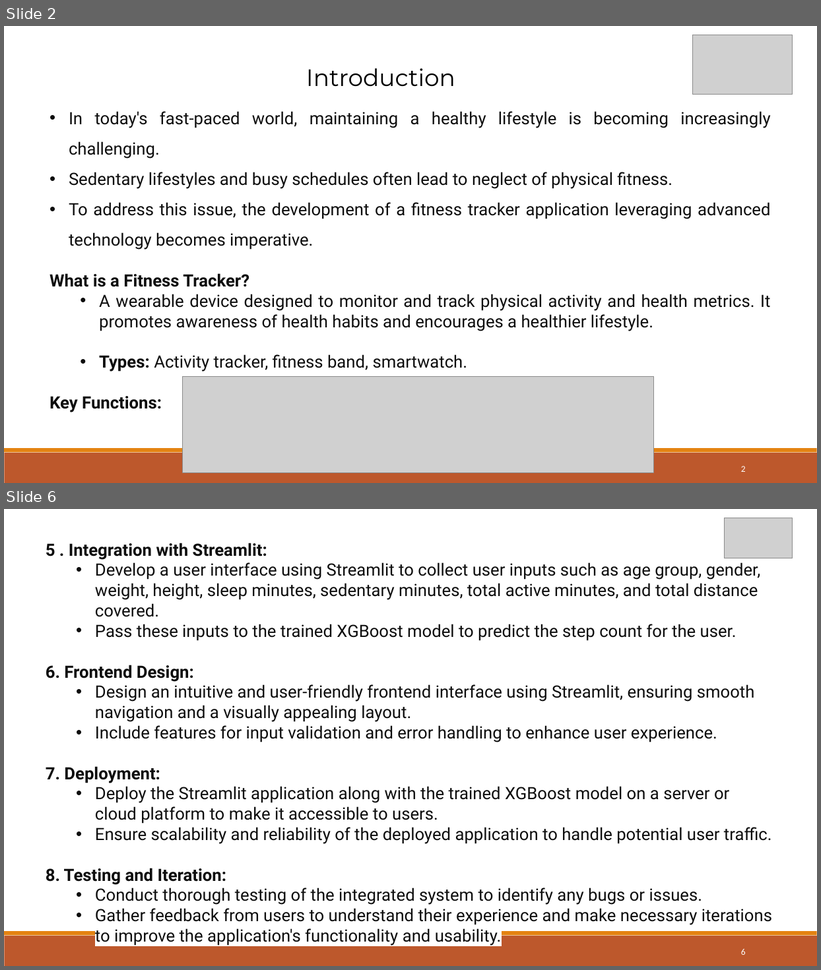
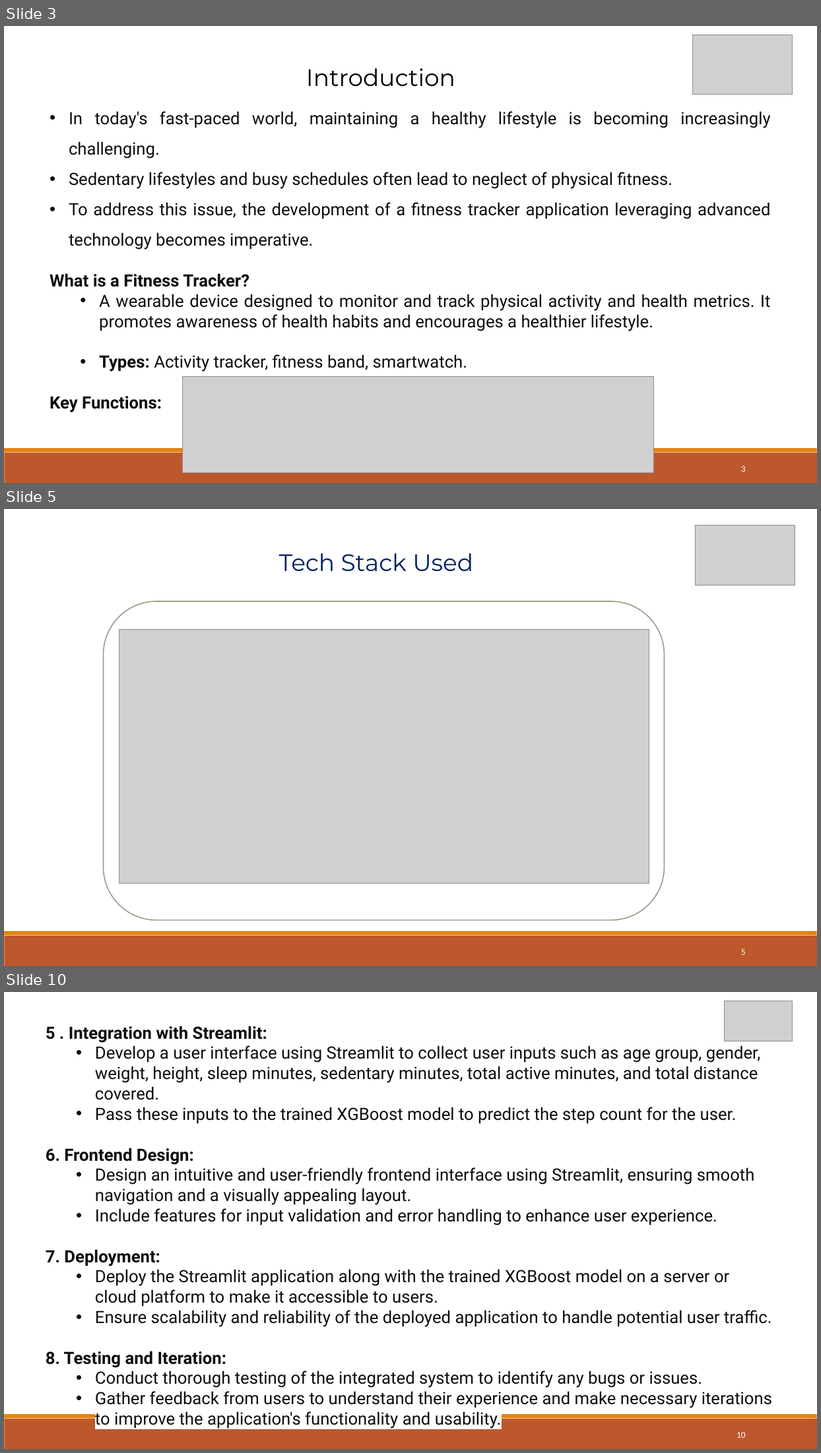
Before and after one commit to mrudulamadhavan/MrudulaAP_Scifor, a slide deck: MainProject/FITNESS TRACKER.pptx. Shown one above the other, each under a label of ours: slides 2 and 6 before the commit, slides 3, 5 and 10 after it; the slides between them are not shown. The pictures are 821x970 and 821x1453 pixels, drawn with LibreOffice and Linux fonts; fonts in the diff are those of the drawing; grey boxes stand for pictures. Boxes give left, top, right and bottom in pixels: in the first picture for what was removed or moved away, otherwise in the second. Text is boxed around its words. In the diff, an @@ line names an element or a change of style, - is before the commit and + after.

```diff
--- a/MainProject/FITNESS TRACKER.pptx
+++ b/MainProject/FITNESS TRACKER.pptx
@@ slide 5 added at (x1=4, y1=509, x2=817, y2=966), background #FFFFFF; not listed: 2 template elements that a slide beside it also shows @@
@@ picture added at (x1=695, y1=525, x2=795, y2=586) @@
@@ text added at (x1=279, y1=553, x2=473, y2=572), 28 pt, text #002060 @@
+Tech Stack Used
@@ rounded rectangle added at (x1=104, y1=601, x2=665, y2=921), fill #FFFFFF, outline #94A088 1.25 pt @@
@@ picture added at (x1=119, y1=629, x2=649, y2=883) @@
@@ page number added at (x1=741, y1=949, x2=746, y2=955), 10.5 pt, text #FFFFFF @@
+5
@@ what was slide 2 is now slide 3 @@
@@ what was slide 6 is now slide 10 @@
@@ page number at (x1=737, y1=1432, x2=746, y2=1438): text changed @@
-6
+10
```
Also in this commit, not shown: 5 slides changed, 3 other slides added, 1 other file.
